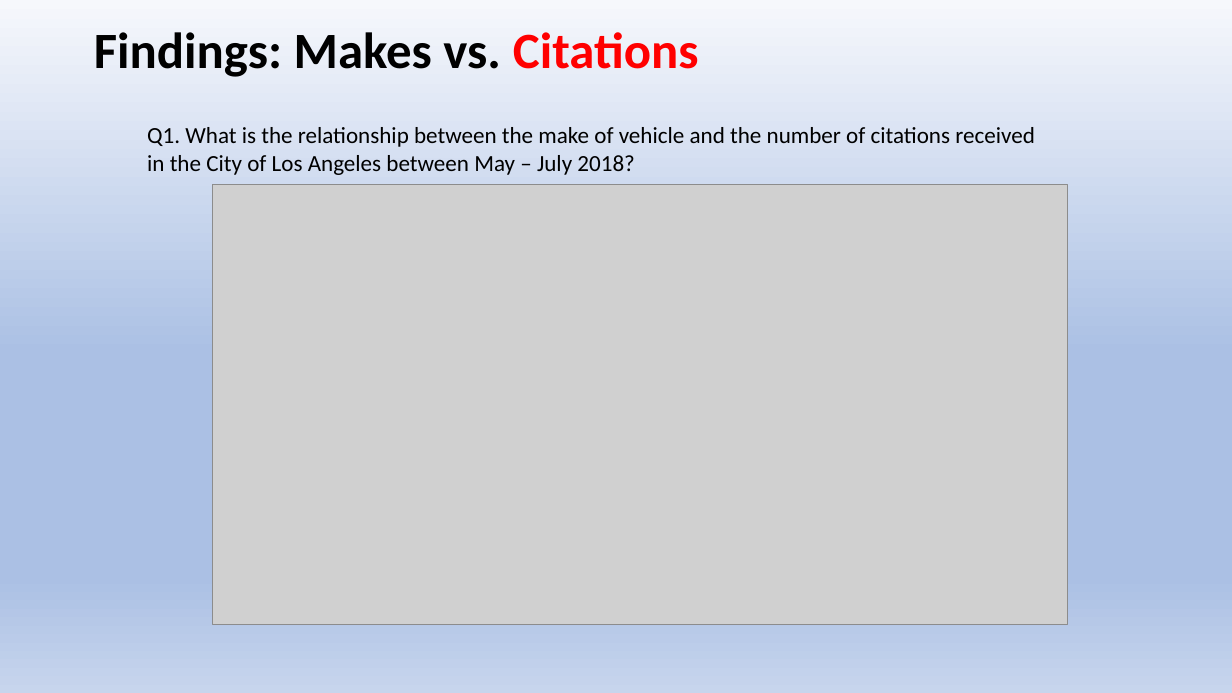
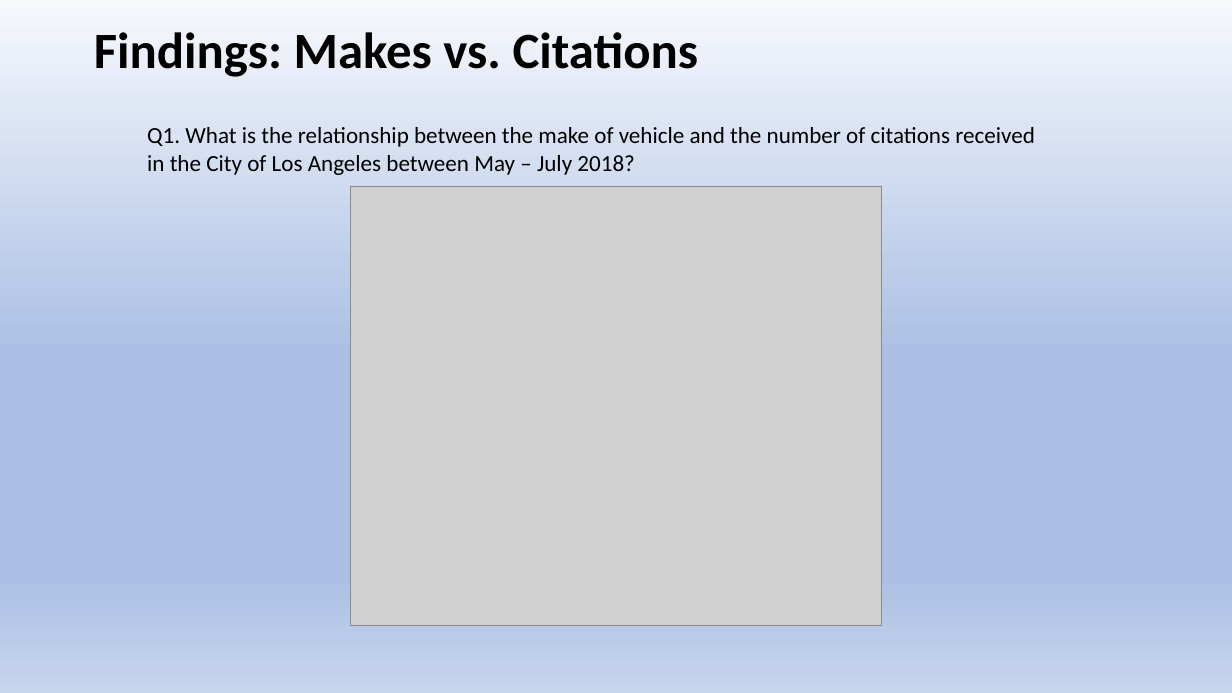
Before and after one commit to chele0630/Team3_Project1, a slide deck: slide 11 of Citation_Py_PPT.pptx. Drawn at 1232x693 pixels with LibreOffice and Linux fonts; fonts in the diff are those of the drawing; grey boxes stand for pictures. Boxes give left, top, right and bottom in pixels: in the first picture for what was removed or moved away, otherwise in the second. Text is boxed around its words. In the diff, an @@ line names an element or a change of style, - is before the commit and + after.

```diff
--- a/Citation_Py_PPT.pptx
+++ b/Citation_Py_PPT.pptx
@@ title "Findings: Makes vs. Citations" at (94, 32, 699, 77): text colour #FF0000 to #000000 in "Citations" @@
@@ picture: place and size @@
-picture at (213, 185, 1067, 625)
+picture at (350, 186, 883, 626)
```
Also in this commit, not shown: 7 other slides changed, 3 other files.
